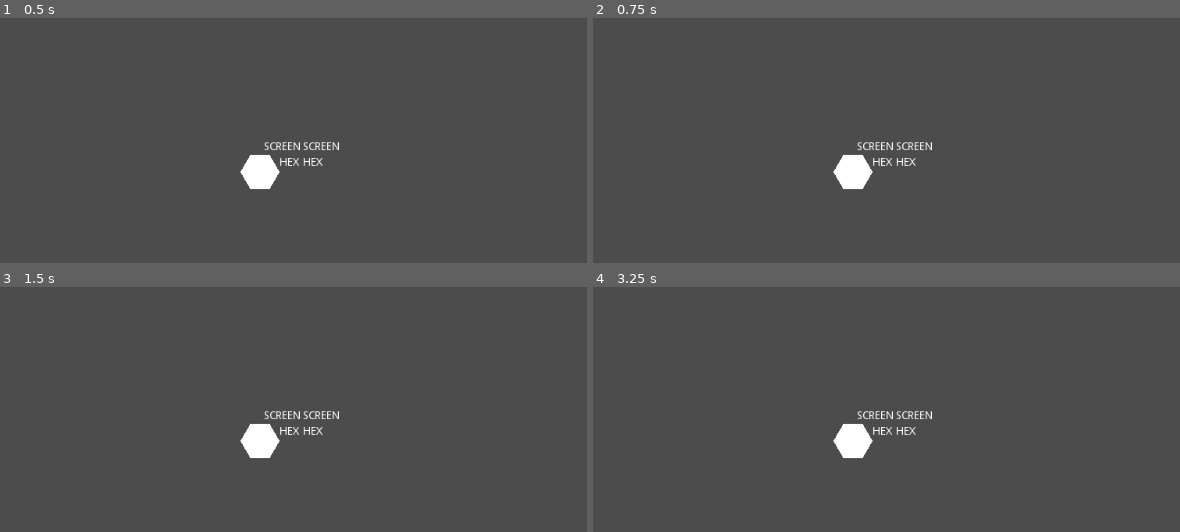
Above: before the commit, frames 1-4 (two rows, left to right).
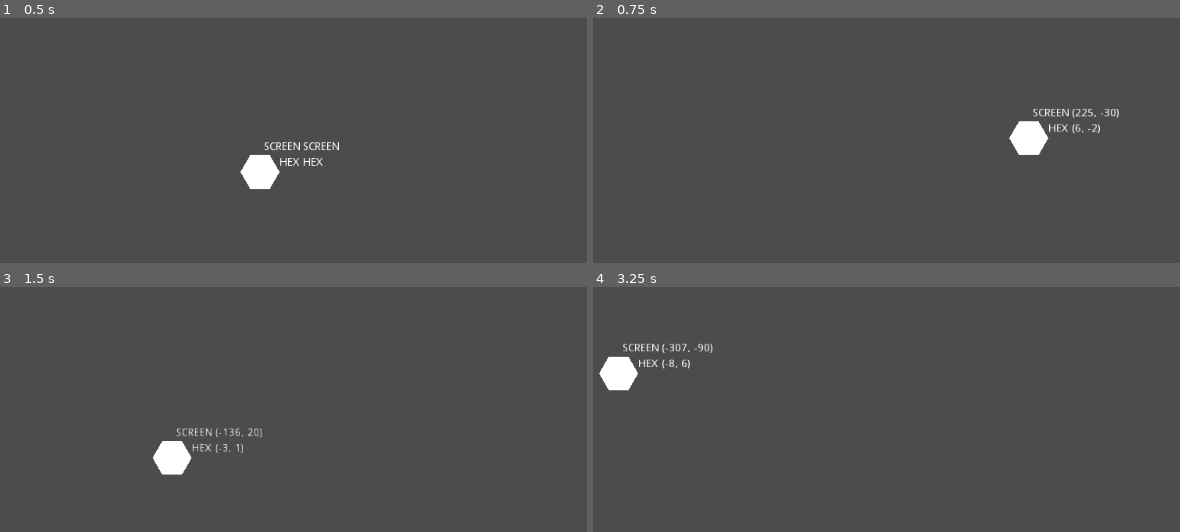
Above: after the commit, the same moments.

Repository: romlok/godot-gdhexgrid
Game: Godot game, scene res://demo_2d.tscn
Two runs of this game, one before a commit and one after it. Both use one fixed random seed, a clock stepped at 60 frames per second and the inputs below.
Inputs (mouse positions are in pixels of both pictures, inside the frame that each line leads up to):
- Up to frame 1 (0.5 s): no input
- Up to frame 2 (0.75 s): tap Enter at 0.5 s; move the mouse to (1027, 147) at 0.52 s; click (1027, 147) at 0.67 s
- Up to frame 3 (1.5 s): tap Space at 1.25 s; drag from (99, 463) to (258, 441) at 1.27 s
- Up to frame 4 (3.25 s): tap Enter at 2 s; move the mouse to (933, 338) at 2.02 s; click (933, 338) at 2.17 s; tap Space at 2.75 s; drag from (outside the picture) to (610, 370) at 2.77 s

Frame 1 is identical in both runs. In frame 2, 2.2% of the frame differs, in the area x 40-90%, y 37-70%; in frame 3, 2.1%; in frame 4, 2.2%, in the area x 1-58%, y 23-70%.
Error before the commit: Parse Error: The function signature doesn't match the parent. Parent signature is: "String get_path()". (res://HexGrid.gd:332)

Commit message:
fixed: issues with Godot 3.1

Diff:
--- a/HexGrid.gd
+++ b/HexGrid.gd
@@ -153,7 +153,7 @@
 		visited every tile it can reach, so try not to path to the impossible.
 
 """
-extends Resource
+extends Reference
 
 var HexCell = preload("./HexCell.gd")
 # Duplicate these from HexCell for ease of access
--- a/default_env.tres
+++ b/default_env.tres
@@ -2,99 +2,14 @@
 
 [sub_resource type="ProceduralSky" id=1]
 
-radiance_size = 4
 sky_top_color = Color( 0.0470588, 0.454902, 0.976471, 1 )
 sky_horizon_color = Color( 0.556863, 0.823529, 0.909804, 1 )
 sky_curve = 0.25
-sky_energy = 1.0
 ground_bottom_color = Color( 0.101961, 0.145098, 0.188235, 1 )
 ground_horizon_color = Color( 0.482353, 0.788235, 0.952941, 1 )
 ground_curve = 0.01
-ground_energy = 1.0
-sun_color = Color( 1, 1, 1, 1 )
-sun_latitude = 35.0
-sun_longitude = 0.0
-sun_angle_min = 1.0
-sun_angle_max = 100.0
-sun_curve = 0.05
-sun_energy = 16.0
-texture_size = 2
 
 [resource]
 
 background_mode = 2
 background_sky = SubResource( 1 )
-background_sky_custom_fov = 0.0
-background_color = Color( 0, 0, 0, 1 )
-background_energy = 1.0
-background_canvas_max_layer = 0
-ambient_light_color = Color( 0, 0, 0, 1 )
-ambient_light_energy = 1.0
-ambient_light_sky_contribution = 1.0
-fog_enabled = false
-fog_color = Color( 0.5, 0.6, 0.7, 1 )
-fog_sun_color = Color( 1, 0.9, 0.7, 1 )
-fog_sun_amount = 0.0
-fog_depth_enabled = true
-fog_depth_begin = 10.0
-fog_depth_curve = 1.0
-fog_transmit_enabled = false
-fog_transmit_curve = 1.0
-fog_height_enabled = false
-fog_height_min = 0.0
-fog_height_max = 100.0
-fog_height_curve = 1.0
-tonemap_mode = 0
-tonemap_exposure = 1.0
-tonemap_white = 1.0
-auto_exposure_enabled = false
-auto_exposure_scale = 0.4
-auto_exposure_min_luma = 0.05
-auto_exposure_max_luma = 8.0
-auto_exposure_speed = 0.5
-ss_reflections_enabled = false
-ss_reflections_max_steps = 64
-ss_reflections_fade_in = 0.15
-ss_reflections_fade_out = 2.0
-ss_reflections_depth_tolerance = 0.2
-ss_reflections_roughness = true
-ssao_enabled = false
-ssao_radius = 1.0
-ssao_intensity = 1.0
-ssao_radius2 = 0.0
-ssao_intensity2 = 1.0
-ssao_bias = 0.01
-ssao_light_affect = 0.0
-ssao_color = Color( 0, 0, 0, 1 )
-ssao_quality = 0
-ssao_blur = 3
-ssao_edge_sharpness = 4.0
-dof_blur_far_enabled = false
-dof_blur_far_distance = 10.0
-dof_blur_far_transition = 5.0
-dof_blur_far_amount = 0.1
-dof_blur_far_quality = 1
-dof_blur_near_enabled = false
-dof_blur_near_distance = 2.0
-dof_blur_near_transition = 1.0
-dof_blur_near_amount = 0.1
-dof_blur_near_quality = 1
-glow_enabled = false
-glow_levels/1 = false
-glow_levels/2 = false
-glow_levels/3 = true
-glow_levels/4 = false
-glow_levels/5 = true
-glow_levels/6 = false
-glow_levels/7 = false
-glow_intensity = 0.8
-glow_strength = 1.0
-glow_bloom = 0.0
-glow_blend_mode = 2
-glow_hdr_threshold = 1.0
-glow_hdr_scale = 2.0
-glow_bicubic_upscale = false
-adjustment_enabled = false
-adjustment_brightness = 1.0
-adjustment_contrast = 1.0
-adjustment_saturation = 1.0
--- a/demo_2d.gd
+++ b/demo_2d.gd
@@ -13,7 +13,7 @@
 
 
 func _unhandled_input(event):
-	if event.position:
+	if 'position' in event:
 		var relative_pos = self.transform.affine_inverse() * event.position
 		# Display the coords used
 		if area_coords != null:
--- a/demo_2d.tscn
+++ b/demo_2d.tscn
@@ -4,129 +4,45 @@
 
 [sub_resource type="RectangleShape2D" id=1]
 
-custom_solver_bias = 0.0
 extents = Vector2( 512, 300 )
 
-[node name="2D Demo" type="Node" index="0"]
+[node name="2D Demo" type="Node"]
 
-[node name="Area2D" type="Area2D" parent="." index="0"]
+[node name="Area2D" type="Area2D" parent="."]
+position = Vector2( 512, 300 )
+script = ExtResource( 1 )
 
-position = Vector2( 512, 300 )
-input_pickable = true
-gravity_vec = Vector2( 0, 1 )
-gravity = 98.0
-linear_damp = 0.1
-angular_damp = 1.0
-audio_bus_override = false
-audio_bus_name = "Master"
-script = ExtResource( 1 )
-_sections_unfolded = [ "Transform" ]
-
-[node name="CollisionShape2D" type="CollisionShape2D" parent="Area2D" index="0"]
-
+[node name="CollisionShape2D" type="CollisionShape2D" parent="Area2D"]
 position = Vector2( 0.237854, 0 )
 shape = SubResource( 1 )
 
-[node name="Highlight" type="Polygon2D" parent="Area2D" index="1"]
+[node name="Highlight" type="Polygon2D" parent="Area2D"]
+polygon = PoolVector2Array( -12.5, 21.6506, 12.5, 21.6506, 25, 0, 12.5, -21.6506, -12.5, -21.6506, -25, 0 )
 
-polygon = PoolVector2Array( -12.5, 21.6506, 12.5, 21.6506, 25, 0, 12.5, -21.6506, -12.5, -21.6506, -25, 0 )
-uv = PoolVector2Array(  )
-color = Color( 1, 1, 1, 1 )
-vertex_colors = PoolColorArray(  )
-offset = Vector2( 0, 0 )
-antialiased = false
-texture = null
-texture_offset = Vector2( 0, 0 )
-texture_scale = Vector2( 1, 1 )
-texture_rotation_degrees = 0.0
-invert_enable = false
-invert_border = 100.0
-_sections_unfolded = [ "Transform" ]
-
-[node name="Label" type="Label" parent="Area2D/Highlight" index="0"]
-
-anchor_left = 0.0
-anchor_top = 0.0
-anchor_right = 0.0
-anchor_bottom = 0.0
+[node name="Label" type="Label" parent="Area2D/Highlight"]
 margin_left = 5.0
 margin_top = -39.0
 margin_right = 52.0
 margin_bottom = -25.0
-rect_pivot_offset = Vector2( 0, 0 )
-rect_clip_content = false
-mouse_filter = 2
-mouse_default_cursor_shape = 0
-size_flags_horizontal = 1
-size_flags_vertical = 4
 text = "SCREEN"
-percent_visible = 1.0
-lines_skipped = 0
-max_lines_visible = -1
-_sections_unfolded = [ "Rect" ]
 
-[node name="AreaCoords" type="Label" parent="Area2D/Highlight" index="1"]
-
-anchor_left = 0.0
-anchor_top = 0.0
-anchor_right = 0.0
-anchor_bottom = 0.0
+[node name="AreaCoords" type="Label" parent="Area2D/Highlight"]
 margin_left = 55.0
 margin_top = -39.0
 margin_right = 105.0
 margin_bottom = -25.0
-rect_pivot_offset = Vector2( 0, 0 )
-rect_clip_content = false
-mouse_filter = 2
-mouse_default_cursor_shape = 0
-size_flags_horizontal = 1
-size_flags_vertical = 4
 text = "SCREEN"
-percent_visible = 1.0
-lines_skipped = 0
-max_lines_visible = -1
-_sections_unfolded = [ "Rect" ]
 
-[node name="Label2" type="Label" parent="Area2D/Highlight" index="2"]
-
-anchor_left = 0.0
-anchor_top = 0.0
-anchor_right = 0.0
-anchor_bottom = 0.0
+[node name="Label2" type="Label" parent="Area2D/Highlight"]
 margin_left = 25.0
 margin_top = -19.0
 margin_right = 56.0
 margin_bottom = -5.0
-rect_pivot_offset = Vector2( 0, 0 )
-rect_clip_content = false
-mouse_filter = 2
-mouse_default_cursor_shape = 0
-size_flags_horizontal = 1
-size_flags_vertical = 4
 text = "HEX"
-percent_visible = 1.0
-lines_skipped = 0
-max_lines_visible = -1
-_sections_unfolded = [ "Rect" ]
 
-[node name="HexCoords" type="Label" parent="Area2D/Highlight" index="3"]
-
-anchor_left = 0.0
-anchor_top = 0.0
-anchor_right = 0.0
-anchor_bottom = 0.0
+[node name="HexCoords" type="Label" parent="Area2D/Highlight"]
 margin_left = 55.0
 margin_top = -19.0
 margin_right = 105.0
 margin_bottom = -5.0
-rect_pivot_offset = Vector2( 0, 0 )
-rect_clip_content = false
-mouse_filter = 2
-mouse_default_cursor_shape = 0
-size_flags_horizontal = 1
-size_flags_vertical = 4
 text = "HEX"
-percent_visible = 1.0
-lines_skipped = 0
-max_lines_visible = -1
-_sections_unfolded = [ "Rect" ]
--- a/project.godot
+++ b/project.godot
@@ -6,7 +6,12 @@
 ;   [section] ; section goes between []
 ;   param=value ; assign values to parameters
 
-config_version=3
+config_version=4
+
+_global_script_classes=[  ]
+_global_script_class_icons={
+
+}
 
 [application]
 
